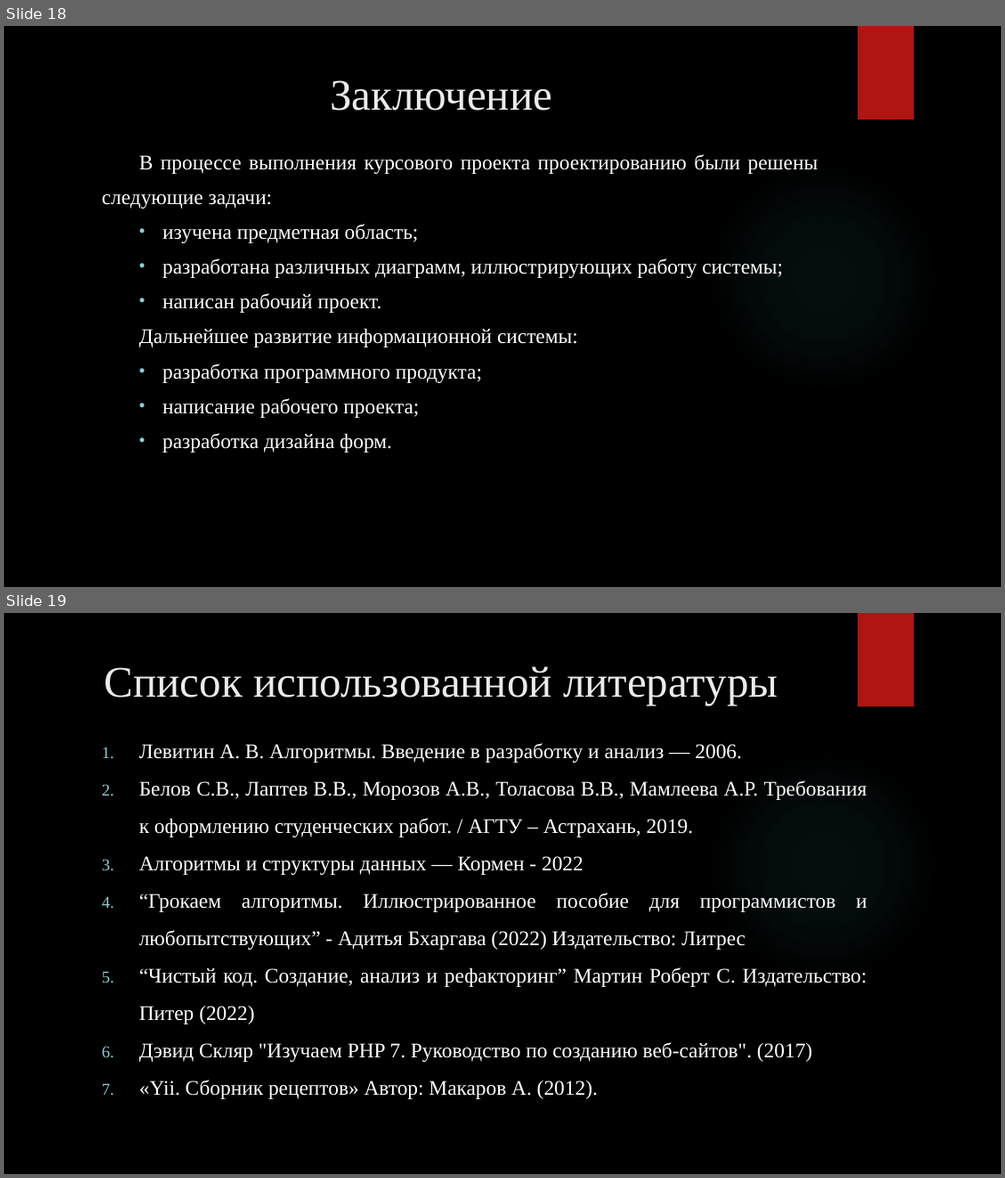
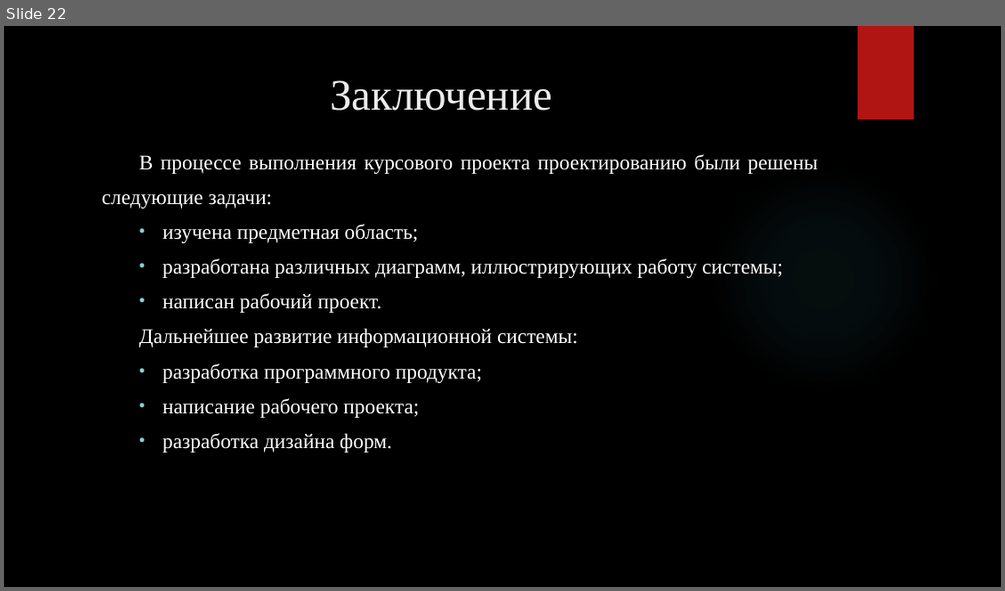
Before and after one commit to RAdKuzur/ASTU, a slide deck: Дипломная работа/Презентация Курсовая.pptx. Shown one above the other, each under a label of ours: slides 18 and 19 before the commit, slide 22 after it. The pictures are 1005x1178 and 1005x591 pixels, drawn with LibreOffice and Linux fonts; fonts in the diff are those of the drawing; background and template pictures are left out. Boxes give left, top, right and bottom in pixels: in the first picture for what was removed or moved away, otherwise in the second. Text is boxed around its words. In the diff, an @@ line names an element or a change of style, - is before the commit and + after.

```diff
--- a/Дипломная работа/Презентация Курсовая.pptx
+++ b/Дипломная работа/Презентация Курсовая.pptx
@@ slide 19 removed at [4, 613, 1001, 1174], background picture (left out); not listed: 2 template elements that a slide beside it also shows @@
@@ title removed at [105, 666, 777, 706] @@
-Список использованной литературы
@@ text removed at [139, 743, 867, 1062] @@
-1. Левитин А. В. Алгоритмы. Введение в разработку и анализ — 2006.
-2. Белов С.В., Лаптев В.В., Морозов А.В., Толасова В.В., Мамлеева А.Р. Требования к оформлению студенческих работ. / АГТУ – Астрахань, 2019.
-3. Алгоритмы и структуры данных — Кормен - 2022
-4. “Грокаем алгоритмы. Иллюстрированное пособие для программистов и любопытствующих” - Адитья Бхаргава (2022) Издательство: Литрес
-5. “Чистый код. Создание, анализ и рефакторинг” Мартин Роберт С. Издательство: Питер (2022)
-6. Дэвид Скляр "Изучаем PHP 7. Руководство по созданию веб-сайтов". (2017)
-7. «Yii. Сборник рецептов» Автор: Макаров А. (2012).
@@ what was slide 18 is now slide 22 @@
```
Also in this commit, not shown: 11 slides changed, 5 slides added, 2 other slides removed, 1 other file.
